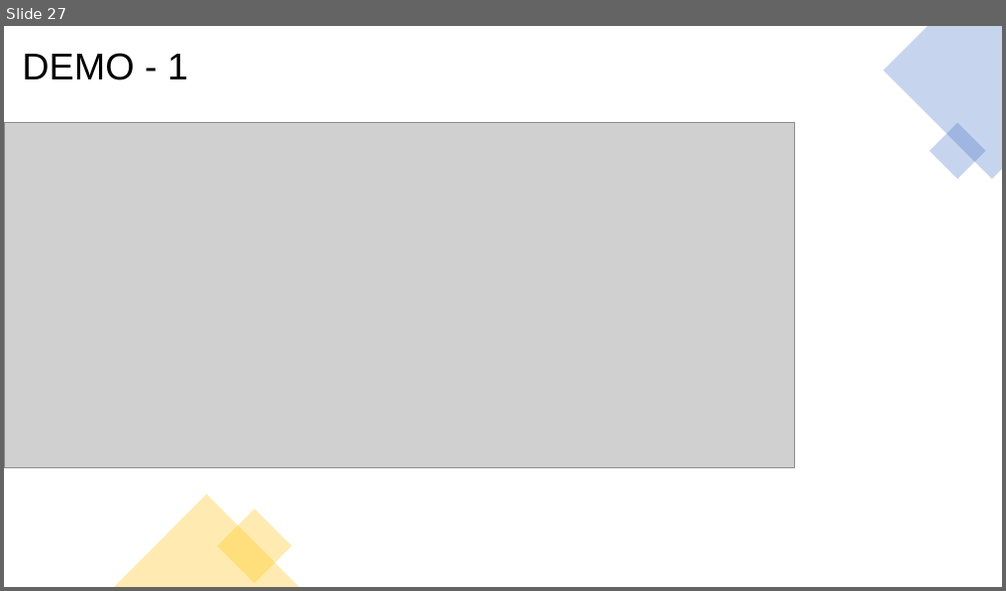
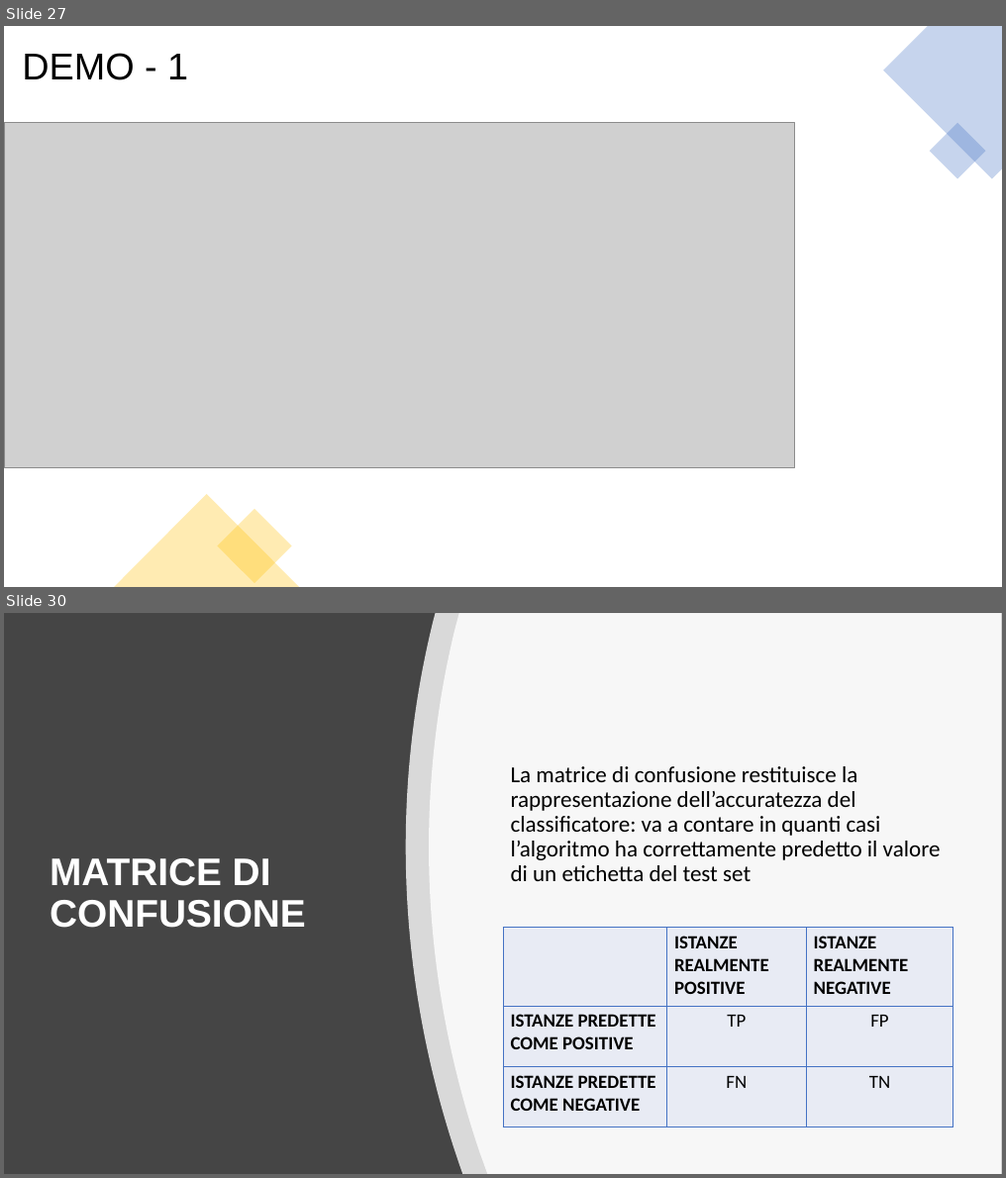
Before and after one commit to giorgio-angelo-esposito/F1WP, a slide deck: F1WP_Presentazione.pptx. Shown one above the other, each under a label of ours: slide 27 before the commit, slides 27 and 30 after it; the slides between them are not shown. The pictures are 1006x591 and 1006x1178 pixels, drawn with LibreOffice and Linux fonts; fonts in the diff are those of the drawing; grey boxes stand for pictures. Boxes give left, top, right and bottom in pixels: in the first picture for what was removed or moved away, otherwise in the second. Text is boxed around its words. In the diff, an @@ line names an element or a change of style, - is before the commit and + after.

```diff
--- a/F1WP_Presentazione.pptx
+++ b/F1WP_Presentazione.pptx
@@ slide 30 added at [4,613,1002,1174], background #454545 @@
@@ freeform shape added at [406,613,1002,1174], fill #FFFFFF at 80% opacity @@
@@ freeform shape added at [430,613,1002,1174], fill #FFFFFF at 80% opacity @@
@@ text added at [511,766,941,881], 22 pt, text #000000 @@
+La matrice di confusione restituisce la rappresentazione dell’accuratezza del classificatore: va a contare in quanti casi l’algoritmo ha correttamente predetto il valore di un etichetta del test set
@@ title added at [50,859,306,928], 37 pt, text #FFFFFF, bold @@
+MATRICE DI CONFUSIONE
@@ table added at [503,928,954,1128], 3 rows, 3 columns @@
+ | ISTANZE REALMENTE POSITIVE | ISTANZE REALMENTE NEGATIVE
+ISTANZE PREDETTE COME POSITIVE | TP | FP
+ISTANZE PREDETTE COME NEGATIVE | FN | TN
```
Also in this commit, not shown: 3 other slides added, 1 slide removed.
